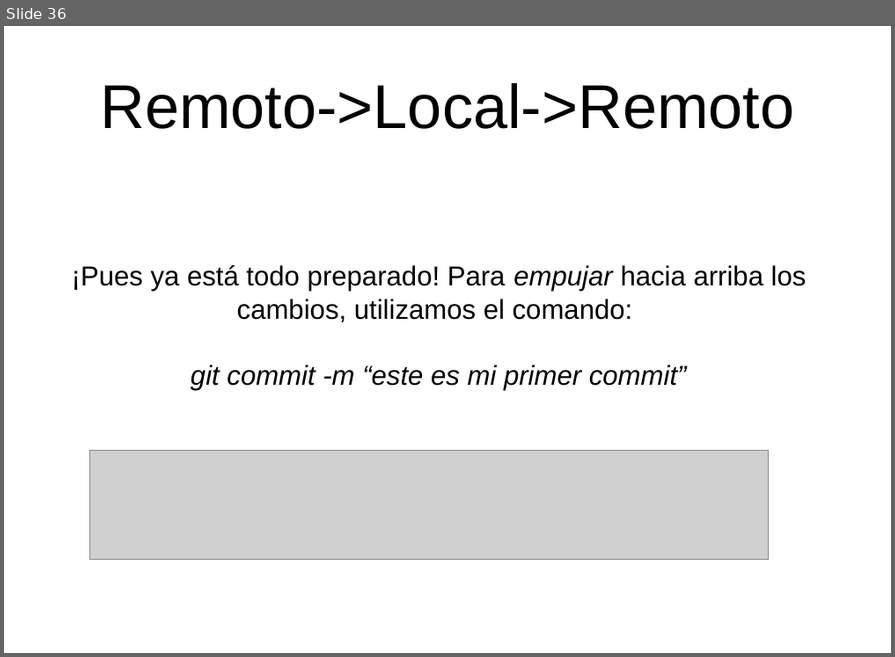
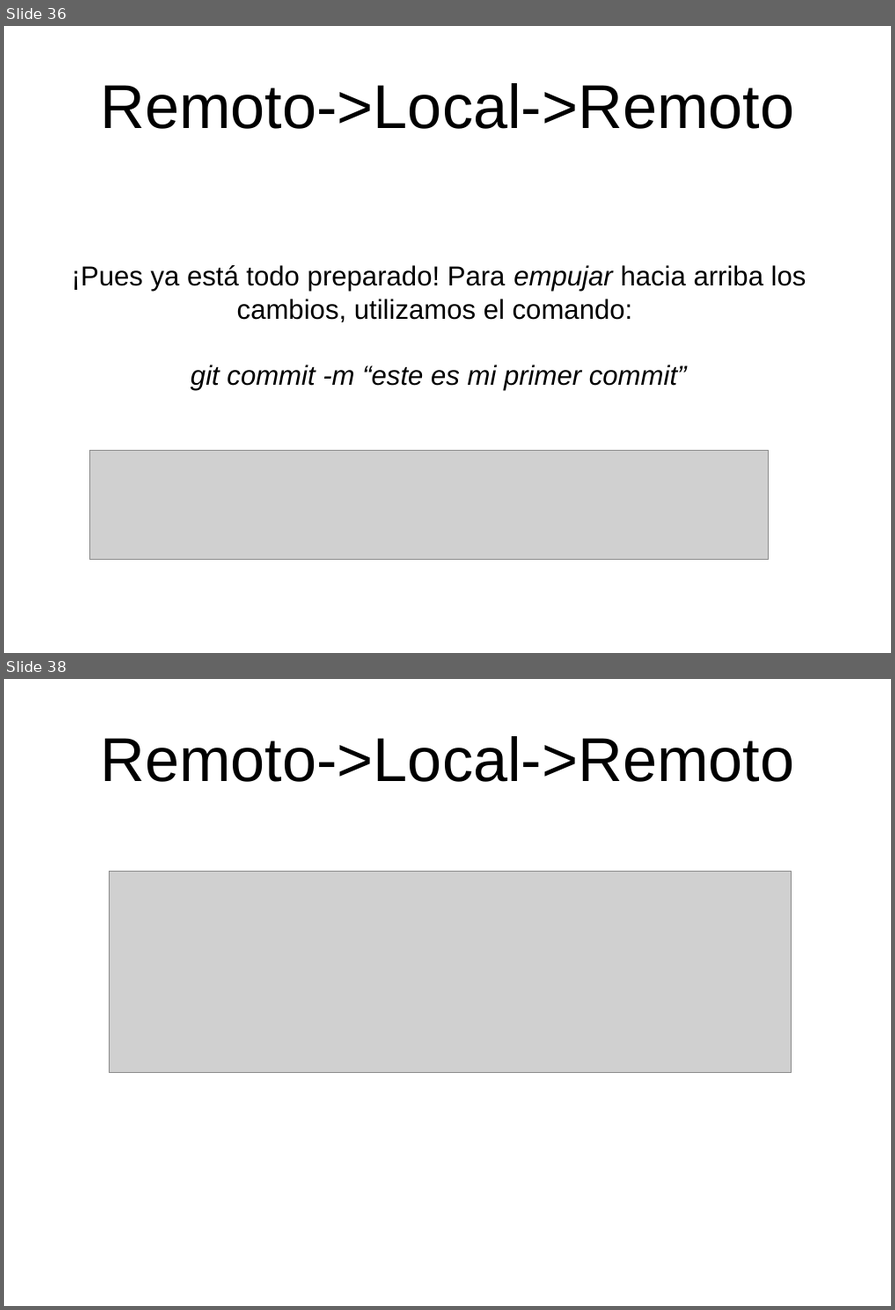
Before and after one commit to clubroboticacr/aprenderGit, a slide deck: presentacionrepositoriosGit.odp. Shown one above the other, each under a label of ours: slide 36 before the commit, slides 36 and 38 after it; the slides between them are not shown. The pictures are 895x657 and 895x1310 pixels, drawn with LibreOffice and Linux fonts; fonts in the diff are those of the drawing; grey boxes stand for pictures; background and template pictures are left out. Boxes give left, top, right and bottom in pixels: in the first picture for what was removed or moved away, otherwise in the second. Text is boxed around its words. In the diff, an @@ line names an element or a change of style, - is before the commit and + after.

```diff
--- a/presentacionrepositoriosGit.odp
+++ b/presentacionrepositoriosGit.odp
@@ slide 38 added at [4,679,891,1306], background picture (left out) @@
@@ title added at [101,736,795,782], 58.7 pt, text #000000 @@
+Remoto->Local->Remoto
@@ picture added at [110,872,792,1073] @@
```
Also in this commit, not shown: 1 slide changed, 8 other slides added.
